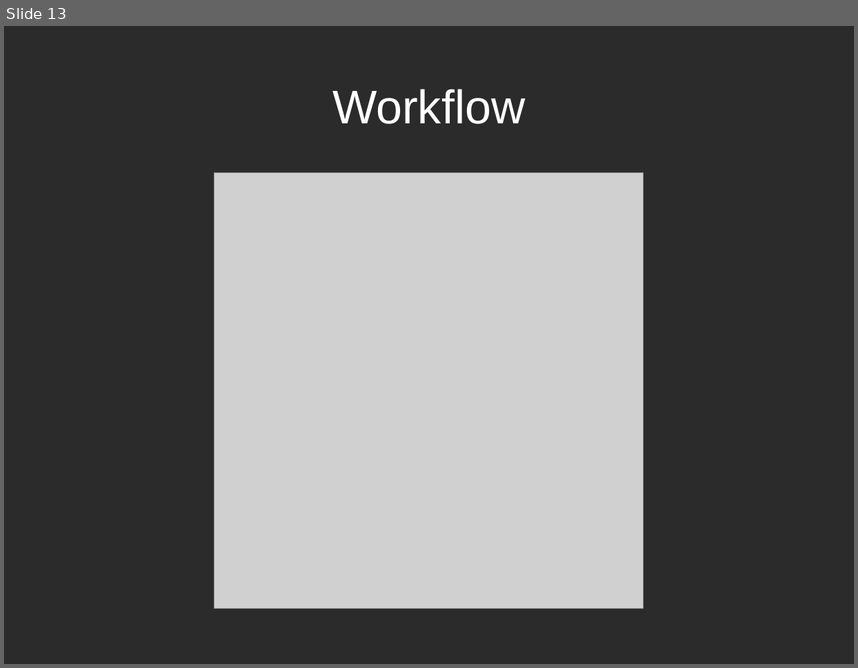
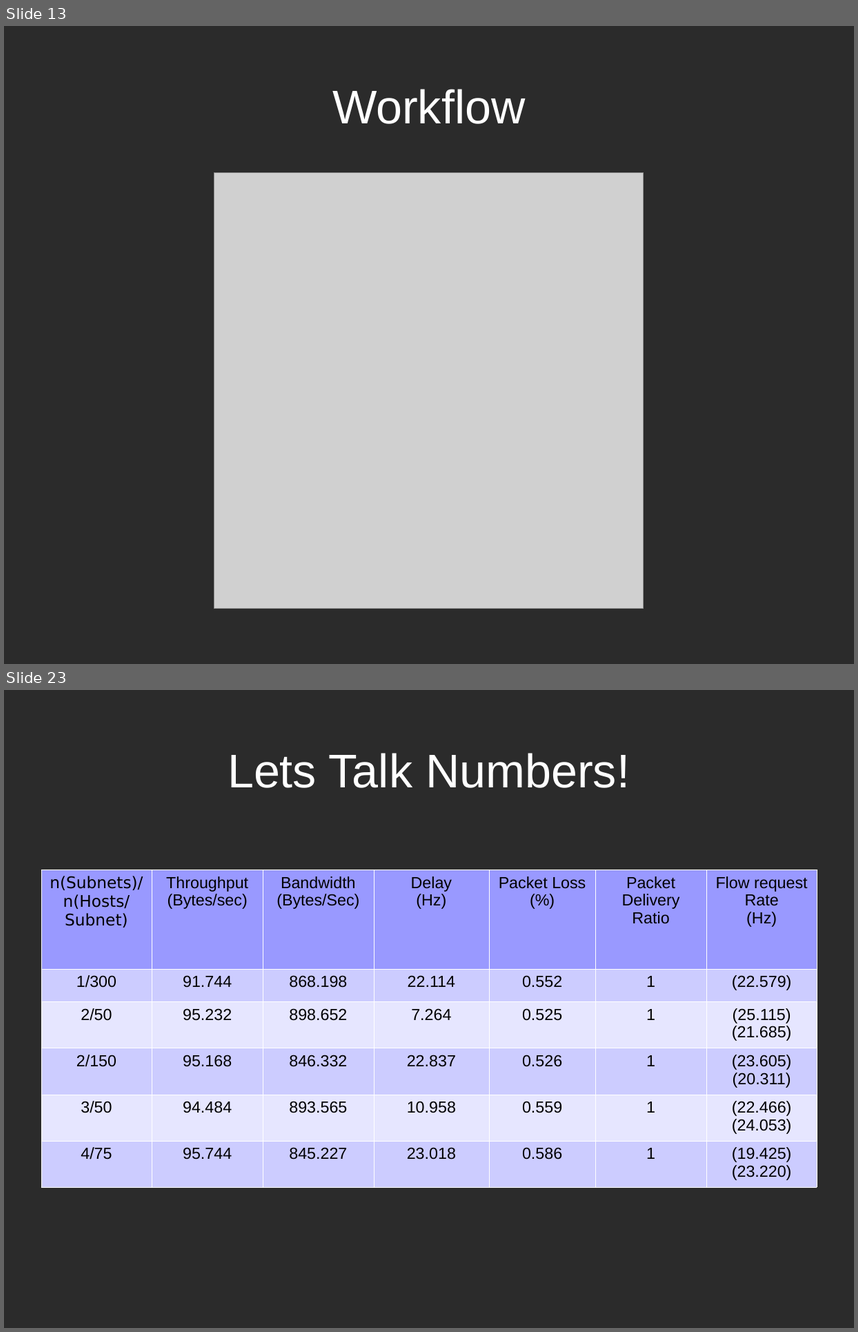
Before and after one commit to r0ck3r008/sdn-proj, a slide deck: reviews/SDN presentation.odp. Shown one above the other, each under a label of ours: slide 13 before the commit, slides 13 and 23 after it; the slides between them are not shown. The pictures are 858x668 and 858x1332 pixels, drawn with LibreOffice and Linux fonts; fonts in the diff are those of the drawing; grey boxes stand for pictures; background and template pictures are left out; a plain dark background stands for a picture behind light text. Boxes give left, top, right and bottom in pixels: in the first picture for what was removed or moved away, otherwise in the second. Text is boxed around its words. In the diff, an @@ line names an element or a change of style, - is before the commit and + after.

```diff
--- a/reviews/SDN presentation.odp
+++ b/reviews/SDN presentation.odp
@@ slide 23 added at <box>4,690,854,1328</box>, background picture (left out) @@
@@ title added at <box>228,753,630,788</box>, 44 pt, text #FFFFFF @@
+Lets Talk Numbers!
@@ table added at <box>41,869,819,1183</box>, 6 rows, 7 columns @@
+n(Subnets)/n(Hosts/Subnet) | Throughput (Bytes/sec) | Bandwidth (Bytes/Sec) | Delay / (Hz) | Packet Loss (%) | Packet Delivery Ratio | Flow request Rate / (Hz)
+1/300 | 91.744 | 868.198 | 22.114 | 0.552 | 1 | (22.579)
+2/50 | 95.232 | 898.652 | 7.264 | 0.525 | 1 | (25.115)(21.685)
+2/150 | 95.168 | 846.332 | 22.837 | 0.526 | 1 | (23.605) (20.311)
+3/50 | 94.484 | 893.565 | 10.958 | 0.559 | 1 | (22.466) / (24.053)
+4/75 | 95.744 | 845.227 | 23.018 | 0.586 | 1 | (19.425) / (23.220)
```
Also in this commit, not shown: 4 slides changed, 9 other slides added, 1 other file.
